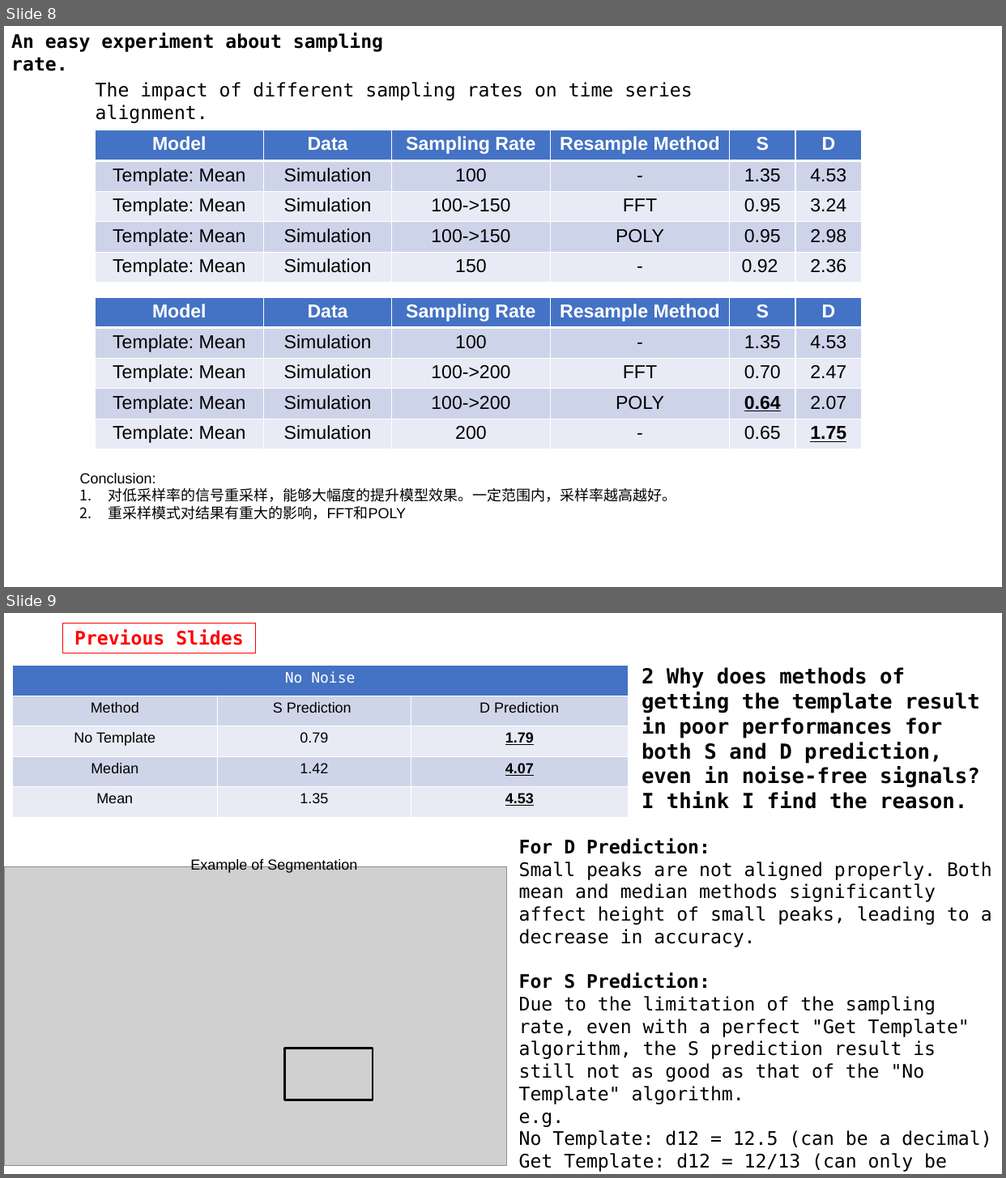
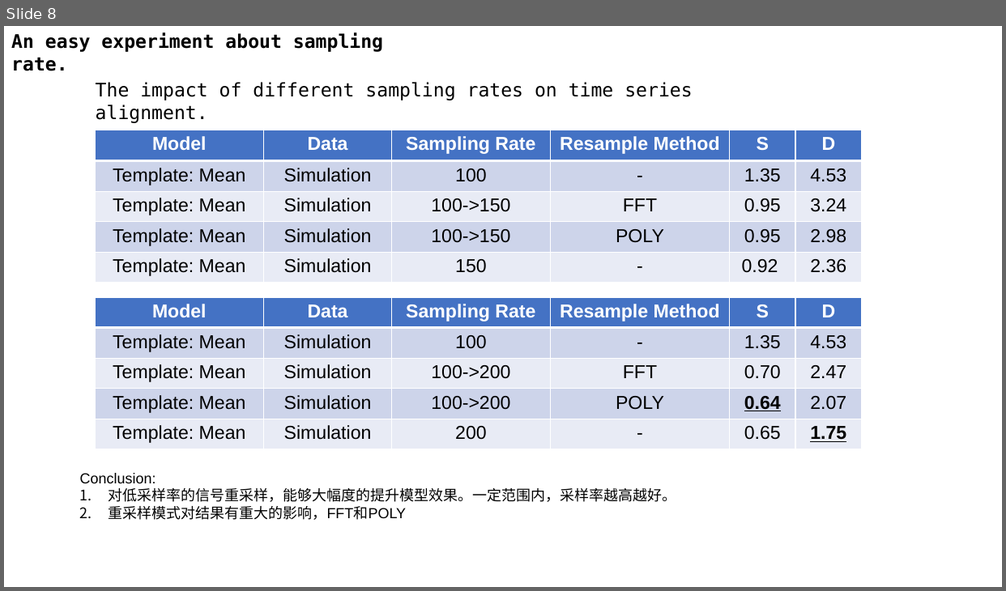
Before and after one commit to A-Big-Tortoise/Presentation, a slide deck: Presentation_1212_JiayuChen.pptx. Shown one above the other, each under a label of ours: slides 8 and 9 before the commit, slide 8 after it. The pictures are 1006x1178 and 1006x591 pixels, drawn with LibreOffice and Linux fonts; fonts in the diff are those of the drawing; grey boxes stand for pictures. Boxes give left, top, right and bottom in pixels: in the first picture for what was removed or moved away, otherwise in the second. Text is boxed around its words. In the diff, an @@ line names an element or a change of style, - is before the commit and + after.

```diff
--- a/Presentation_1212_JiayuChen.pptx
+++ b/Presentation_1212_JiayuChen.pptx
@@ slide 9 removed at [4, 613, 1002, 1174], background #FFFFFF @@
@@ rectangle removed at [62, 623, 256, 653] @@
-Previous Slides
@@ table removed at [12, 666, 628, 817], 5 rows, 3 columns @@
-No Noise |  | 
-Method | S Prediction | D Prediction
-No Template | 0.79 | 1.79
-Median | 1.42 | 4.07
-Mean | 1.35 | 4.53
@@ text removed at [641, 667, 980, 809] @@
-2 Why does methods of getting the template result in poor performances for both S and D prediction, even in noise-free signals?
-I think I find the reason.
@@ text removed at [519, 838, 992, 1169] @@
-For D Prediction:
-Small peaks are not aligned properly. Both mean and median methods significantly affect height of small peaks, leading to a decrease in accuracy.
-For S Prediction:
-Due to the limitation of the sampling rate, even with a perfect "Get Template" algorithm, the S prediction result is still not as good as that of the "No Template" algorithm.
-e.g.
-No Template: d12 = 12.5 (can be a decimal)
-Get Template: d12 = 12/13 (can only be int)
@@ picture removed at [4, 867, 506, 1165] @@
@@ text removed at [190, 858, 357, 873] @@
-Example of Segmentation
@@ rectangle removed at [285, 1049, 373, 1101] @@
```
Also in this commit, not shown: 1 slide changed, 11 slides added, 6 other slides removed.
